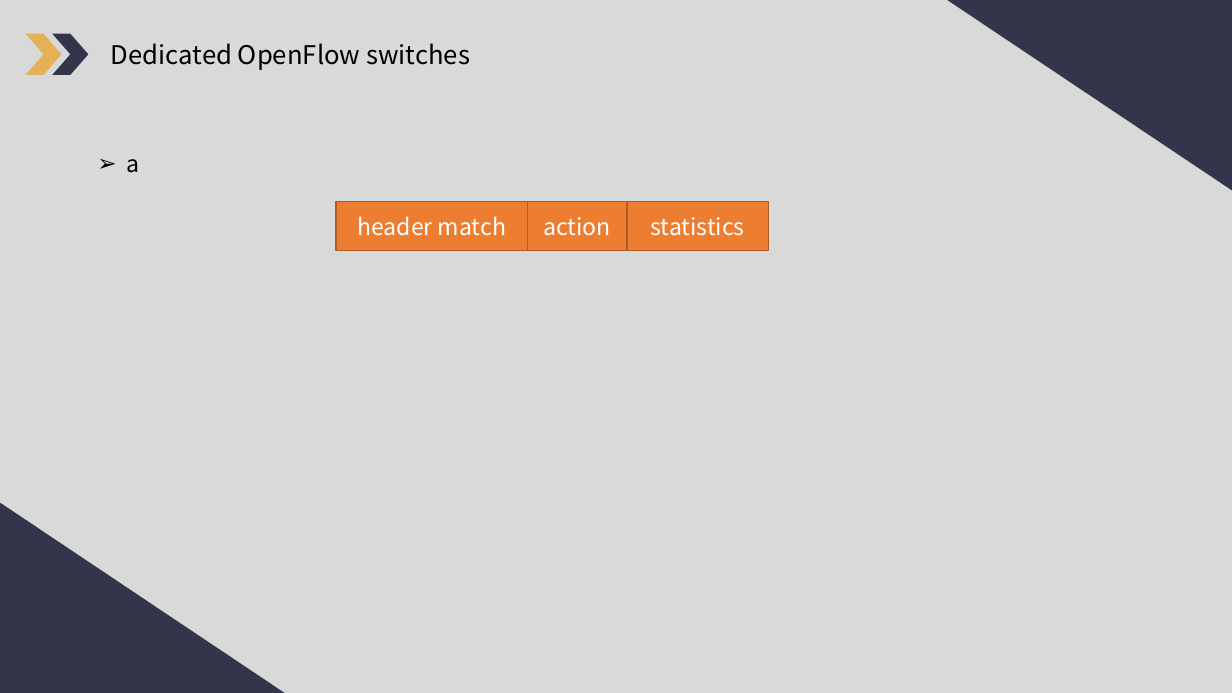
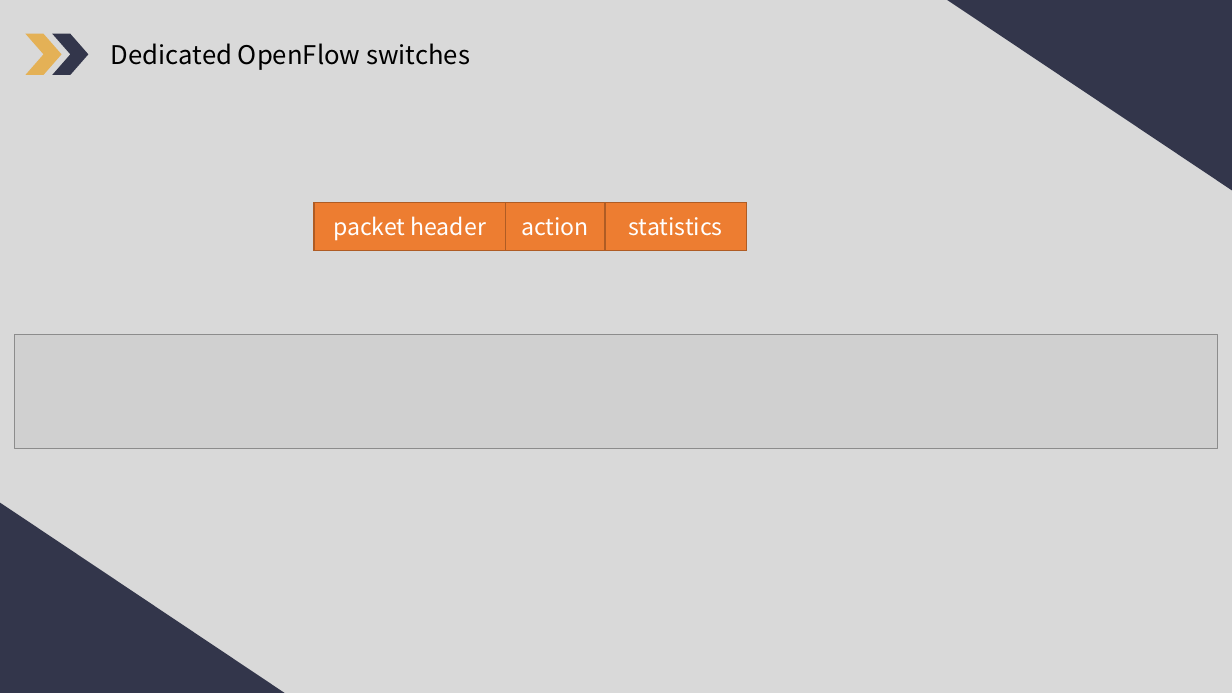
Before and after one commit to huangxinxin-szu/workspace, a slide deck: slide 20 of PPT/OpenFlow和OVS简介.pptx. Drawn at 1232x693 pixels with LibreOffice and Linux fonts; fonts in the diff are those of the drawing; grey boxes stand for pictures. Boxes give left, top, right and bottom in pixels: in the first picture for what was removed or moved away, otherwise in the second. Text is boxed around its words. In the diff, an @@ line names an element or a change of style, - is before the commit and + after.

Commit message:
update

```diff
--- a/PPT/OpenFlow和OVS简介.pptx
+++ b/PPT/OpenFlow和OVS简介.pptx
@@ text removed at bbox=[126, 159, 139, 173] @@
-➢ a
@@ rectangle "packet header": place and size @@
-rectangle "packet header" at bbox=[336, 201, 528, 250]
+rectangle "packet header" at bbox=[314, 202, 506, 251]
@@ rectangle "action": place and size @@
-rectangle "action" at bbox=[528, 201, 628, 250]
+rectangle "action" at bbox=[506, 202, 605, 251]
@@ rectangle "statistics": place and size @@
-rectangle "statistics" at bbox=[628, 201, 769, 250]
+rectangle "statistics" at bbox=[605, 202, 747, 251]
@@ text in rectangle at bbox=[333, 216, 487, 241]: text changed @@
-header match
+packet header
@@ picture added at bbox=[14, 335, 1218, 449] @@
```
Also in this commit, not shown: 1 other slide changed.
